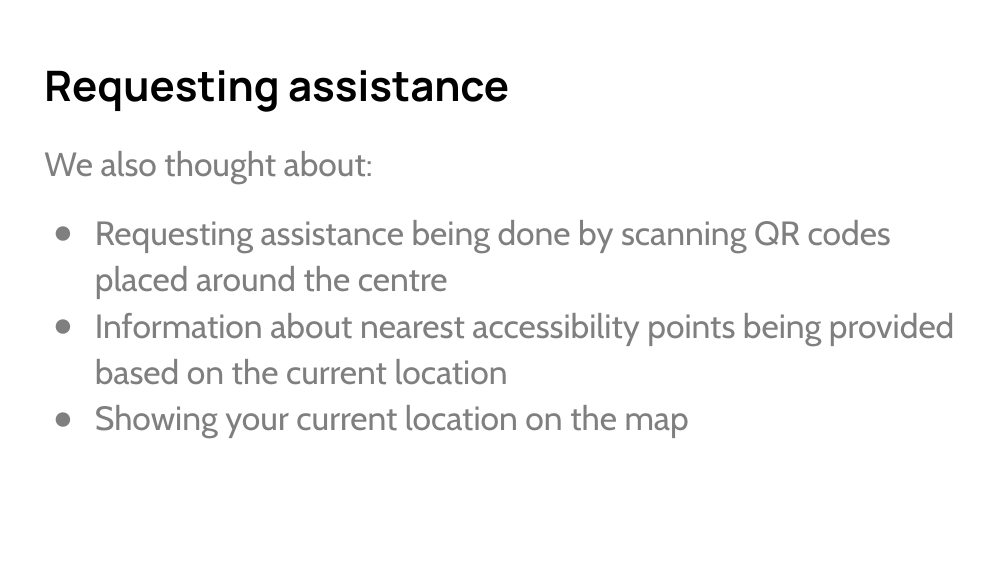
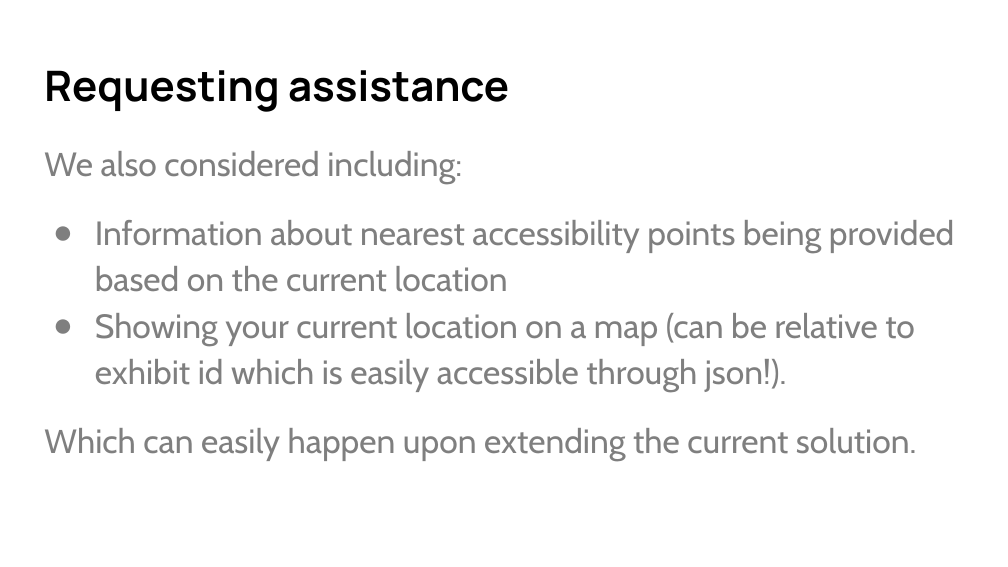
Before and after one commit to Glasgow19/team-5, a slide deck: slide 11 of presentation.pptx (slide 12 before the commit). Drawn at 1008x567 pixels with LibreOffice and Linux fonts; fonts in the diff are those of the drawing. Boxes give left, top, right and bottom in pixels: in the first picture for what was removed or moved away, otherwise in the second. Text is boxed around its words. In the diff, an @@ line names an element or a change of style, - is before the commit and + after.

```diff
--- a/presentation.pptx
+++ b/presentation.pptx
@@ text at [44,151,462,184]: text changed @@
-We also thought about:
-● Requesting assistance being done by scanning QR codes placed around the centre
+We also considered including:
@@ text at [95,220,954,292]: more space between paragraphs @@
@@ text at [44,313,917,461]: text changed @@
-● Showing your current location on the map
+● Showing your current location on a map (can be relative to exhibit id which is easily accessible through json!).
+Which can easily happen upon extending the current solution.
```
Also in this commit, not shown: 8 other slides changed, 6 slides added, 2 slides removed.
